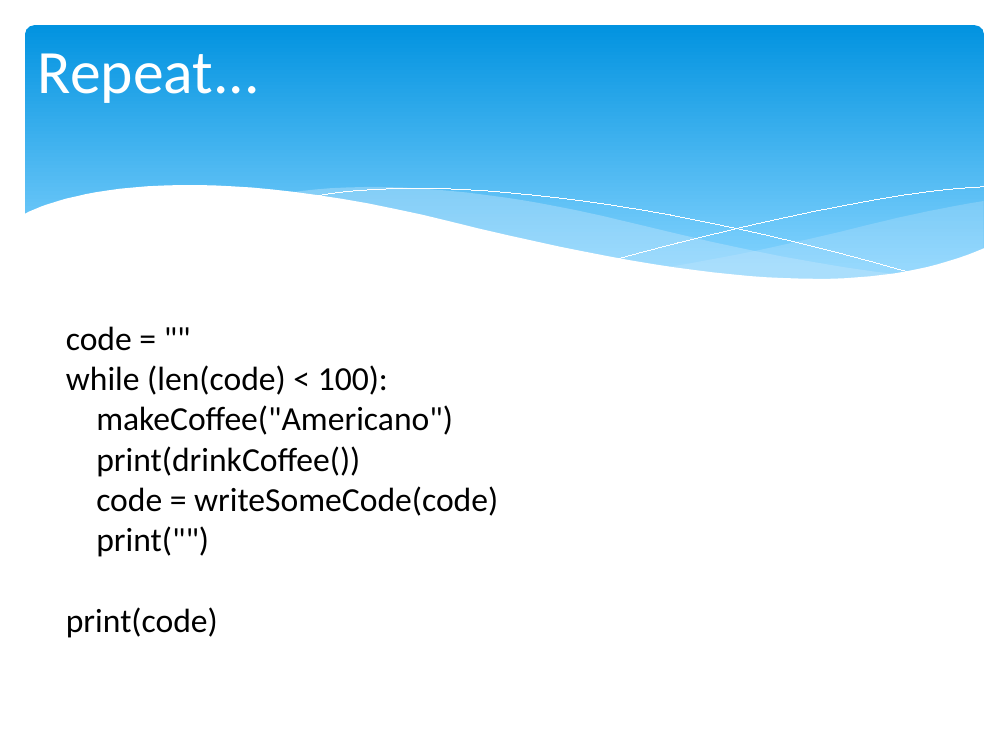
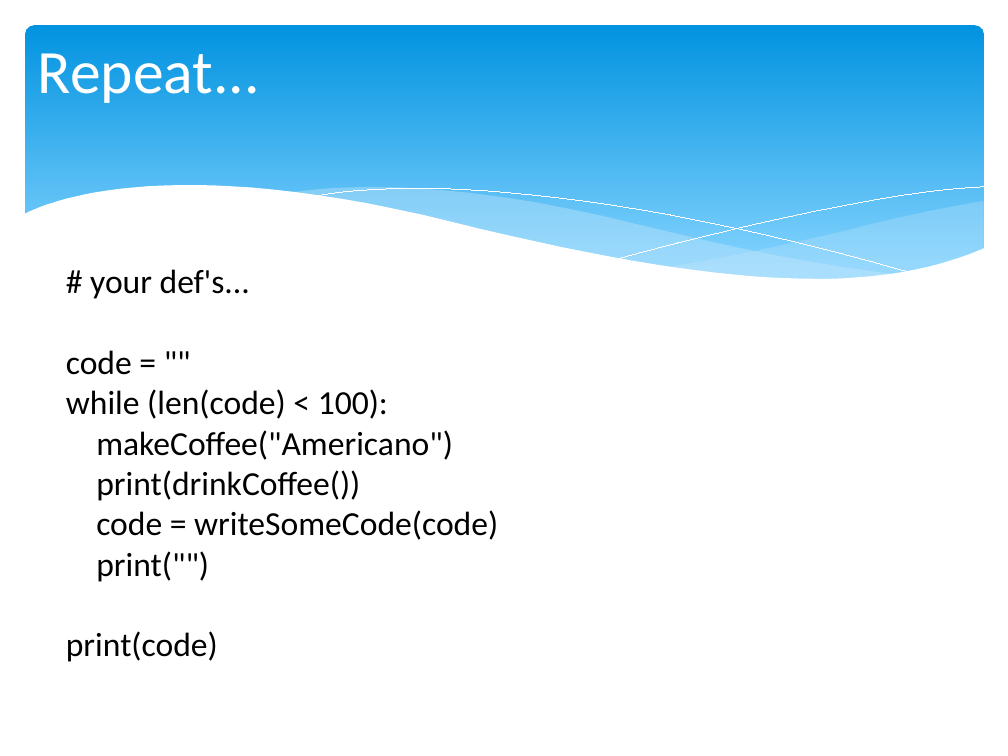
Before and after one commit to chris-turps/QA_Python3, a slide deck: slide 5 of DG_02 Turn Coffee into Code_Intro.pptx. Drawn at 1008x756 pixels with LibreOffice and Linux fonts; fonts in the diff are those of the drawing. Boxes give left, top, right and bottom in pixels: in the first picture for what was removed or moved away, otherwise in the second. Text is boxed around its words. In the diff, an @@ line names an element or a change of style, - is before the commit and + after.

```diff
--- a/DG_02 Turn Coffee into Code_Intro.pptx
+++ b/DG_02 Turn Coffee into Code_Intro.pptx
@@ text "# your def's..." moved from (x1=66, y1=326, x2=498, y2=638) to (x1=66, y1=269, x2=498, y2=662) @@
@@ text at (x1=90, y1=269, x2=250, y2=299): paragraph added @@
+# your def's...
```
Also in this commit, not shown: 1 other slide changed, 4 other files.
